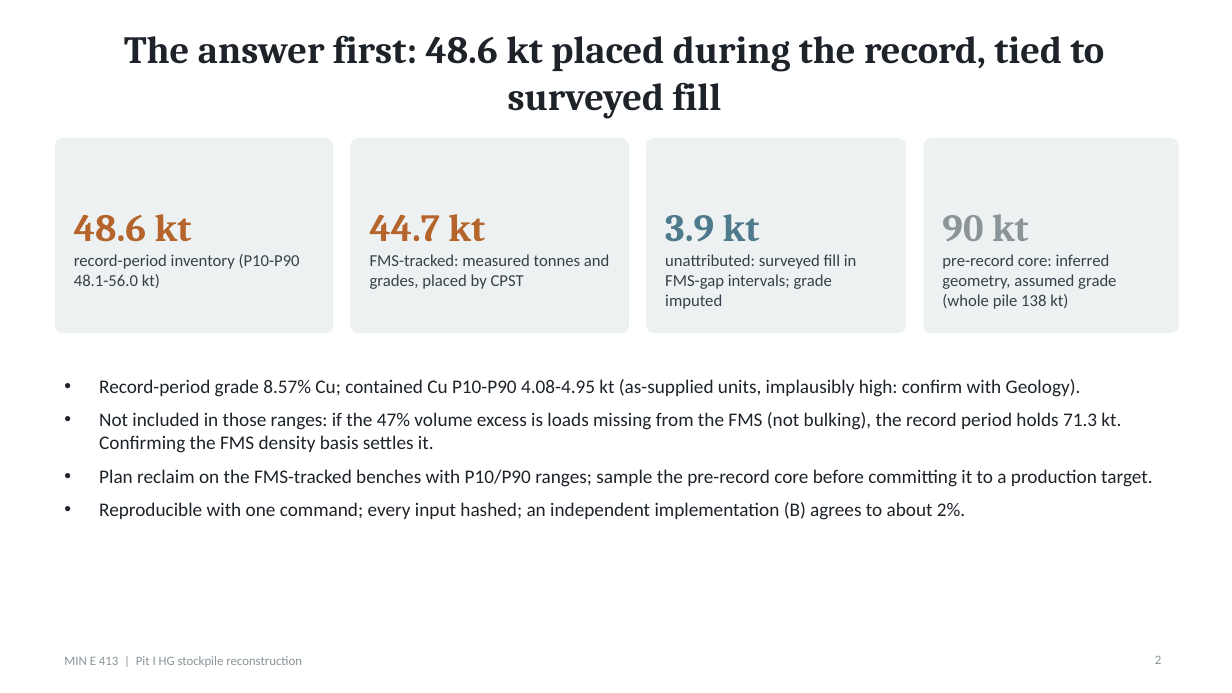
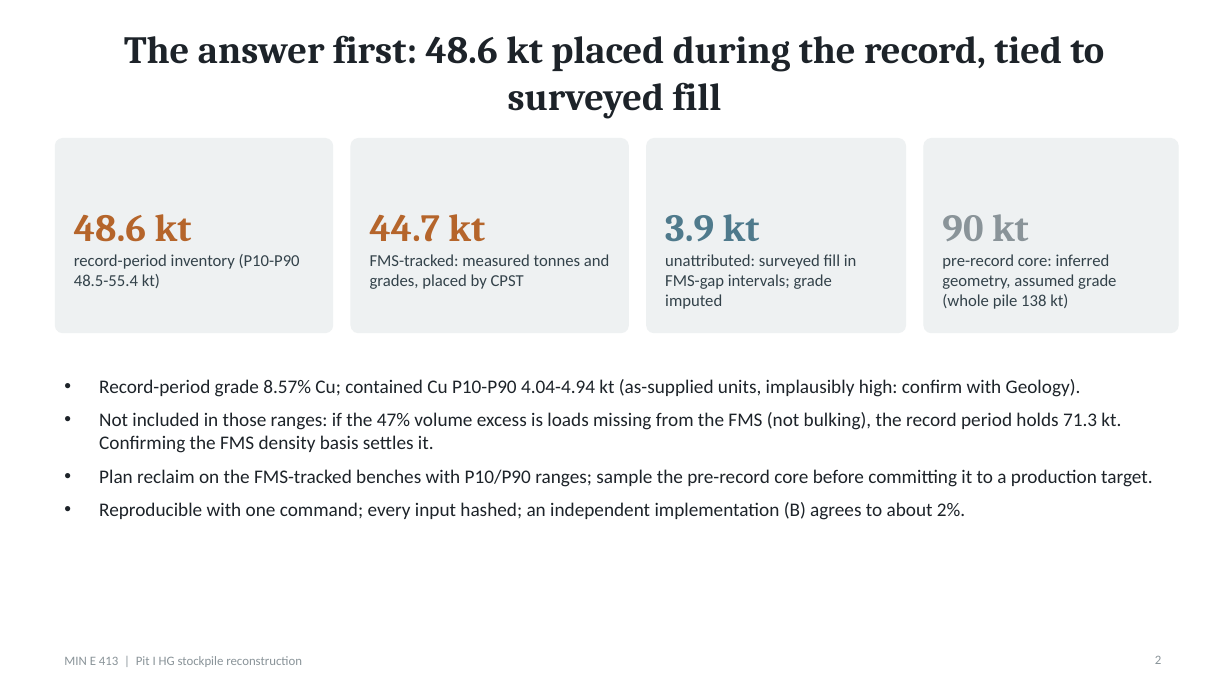
Before and after one commit to evreythi/mine413, a slide deck: slide 2 of docs/build/D7_Presentation.pptx. Drawn at 1232x693 pixels with LibreOffice and Linux fonts; fonts in the diff are those of the drawing. Boxes give left, top, right and bottom in pixels: in the first picture for what was removed or moved away, otherwise in the second. Text is boxed around its words. In the diff, an @@ line names an element or a change of style, - is before the commit and + after.

```diff
--- a/docs/build/D7_Presentation.pptx
+++ b/docs/build/D7_Presentation.pptx
@@ text at <box>74,254,300,288</box>: text changed @@
-record-period inventory (P10-P90 48.1-56.0 kt)
+record-period inventory (P10-P90 48.5-55.4 kt)
@@ text at <box>99,379,1081,397</box>: text changed @@
-• Record-period grade 8.57% Cu; contained Cu P10-P90 4.08-4.95 kt (as-supplied units, implausibly high: confirm with Geology).
+• Record-period grade 8.57% Cu; contained Cu P10-P90 4.04-4.94 kt (as-supplied units, implausibly high: confirm with Geology).
```
Also in this commit, not shown: 8 other slides changed, 3 slides added, 49 other files.
